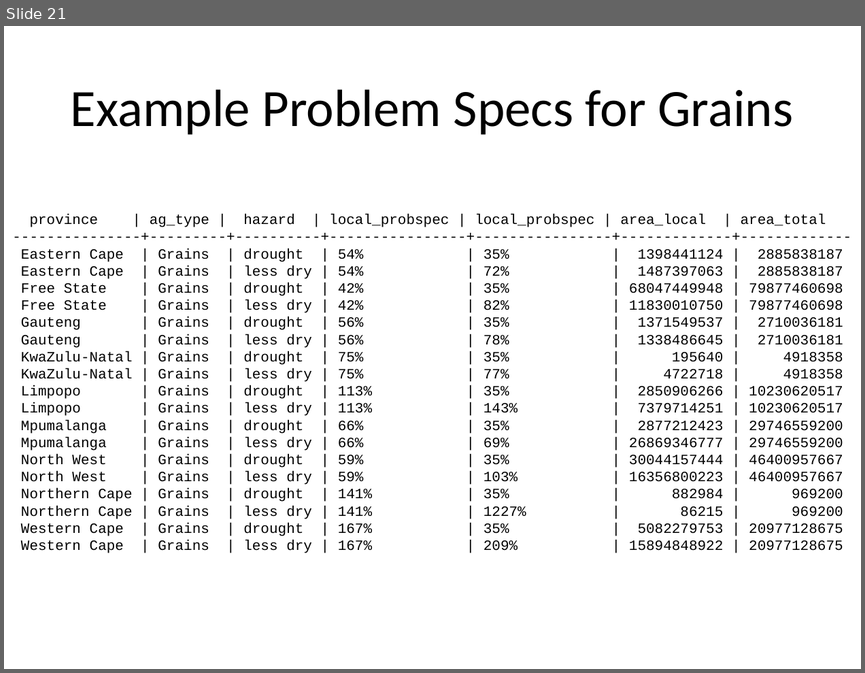
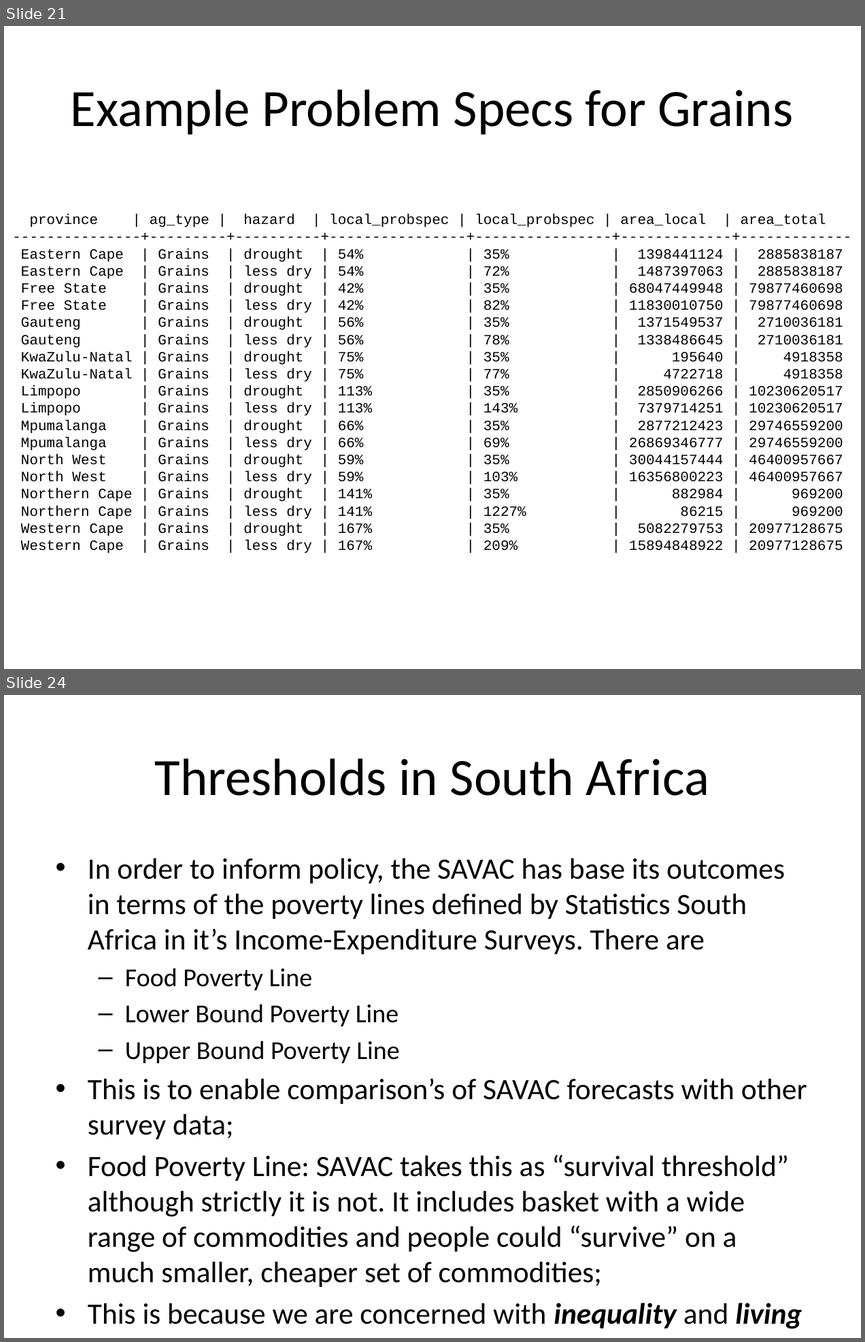
Before and after one commit to chezearth-personal/HEA-Analysis-ZA-2016, a slide deck: report/nofa_presentation-sadc.pptx. Shown one above the other, each under a label of ours: slide 21 before the commit, slides 21 and 24 after it; the slides between them are not shown. The pictures are 865x673 and 865x1342 pixels, drawn with LibreOffice and Linux fonts; fonts in the diff are those of the drawing. Boxes give left, top, right and bottom in pixels: in the first picture for what was removed or moved away, otherwise in the second. Text is boxed around its words. In the diff, an @@ line names an element or a change of style, - is before the commit and + after.

```diff
--- a/report/nofa_presentation-sadc.pptx
+++ b/report/nofa_presentation-sadc.pptx
@@ slide 24 added at (4,695,861,1338), background #FFFFFF @@
@@ title added at (155,758,709,796), 44 pt, text #000000 @@
+Thresholds in South Africa
@@ text added at (88,858,807,1329), 24.8 pt, text #000000 @@
+• In order to inform policy, the SAVAC has base its outcomes in terms of the poverty lines defined by Statistics South Africa in it’s Income-Expenditure Surveys. There are
+  – Food Poverty Line
+  – Lower Bound Poverty Line
+  – Upper Bound Poverty Line
+• This is to enable comparison’s of SAVAC forecasts with other survey data;
+• Food Poverty Line: SAVAC takes this as “survival threshold” although strictly it is not. It includes basket with a wide range of commodities and people could “survive” on a much smaller, cheaper set of commodities;
+• This is because we are concerned with inequality and living standards; it is unacceptable that people show only just survive.
```
Also in this commit, not shown: 1 slide changed, 7 other slides added.
